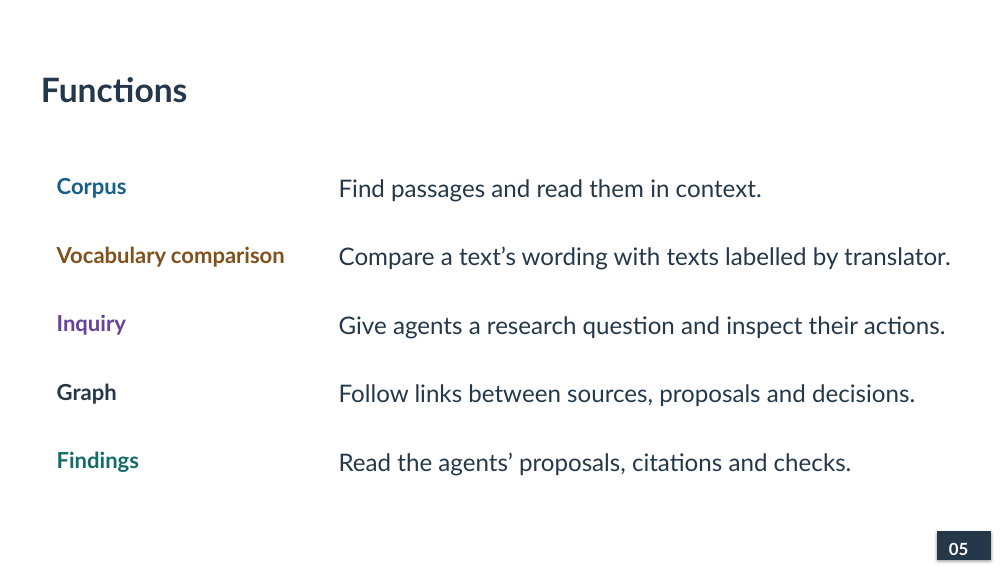
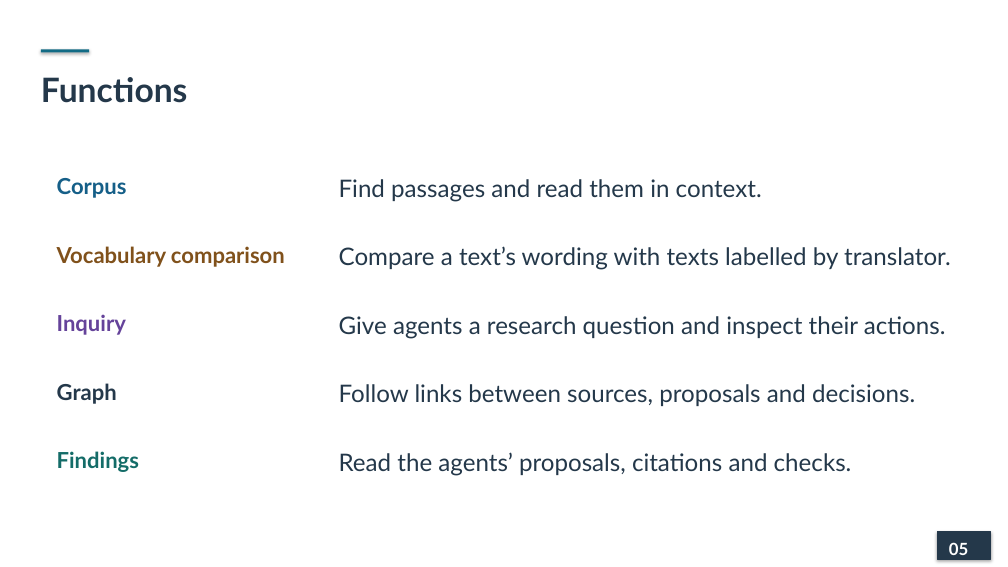
Before and after one commit to lopentu/cohort, a slide deck: slide 5 of docs/presentation/cohort-pnc-2026-main.pptx. Drawn at 1008x567 pixels with LibreOffice and Linux fonts; fonts in the diff are those of the drawing. Boxes give left, top, right and bottom in pixels: in the first picture for what was removed or moved away, otherwise in the second. Text is boxed around its words. In the diff, an @@ line names an element or a change of style, - is before the commit and + after.

```diff
--- a/docs/presentation/cohort-pnc-2026-main.pptx
+++ b/docs/presentation/cohort-pnc-2026-main.pptx
@@ rectangle added at bbox=[41, 49, 89, 52], fill #126B85 @@
```
Also in this commit, not shown: 19 other slides changed, 1 other file.
